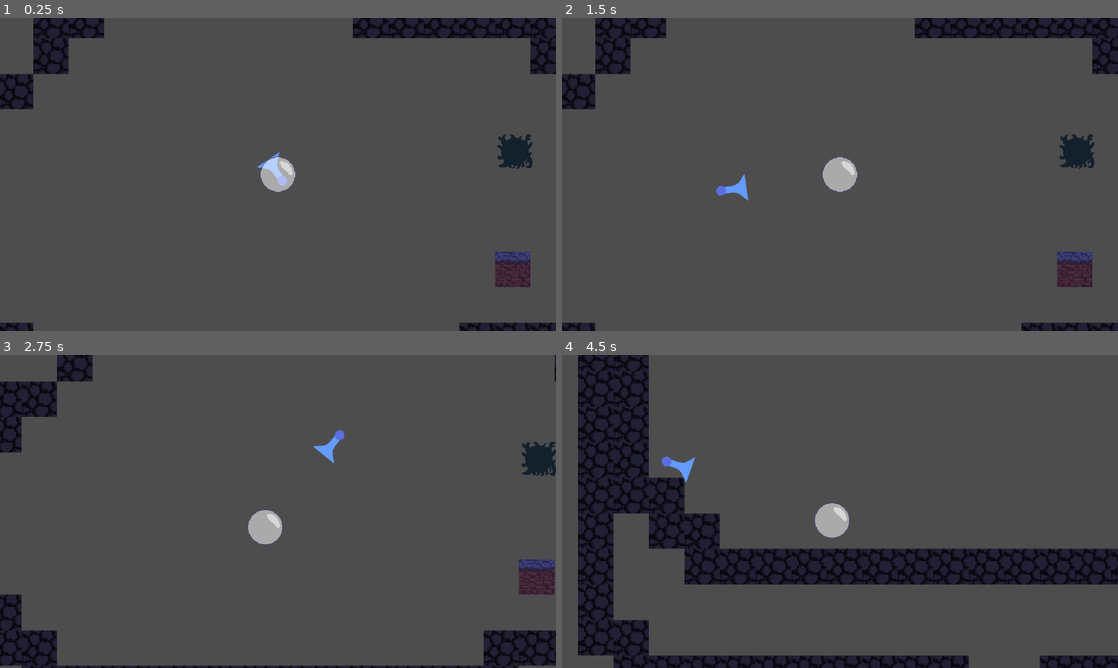
Above: before the commit, frames 1-4 (two rows, left to right).
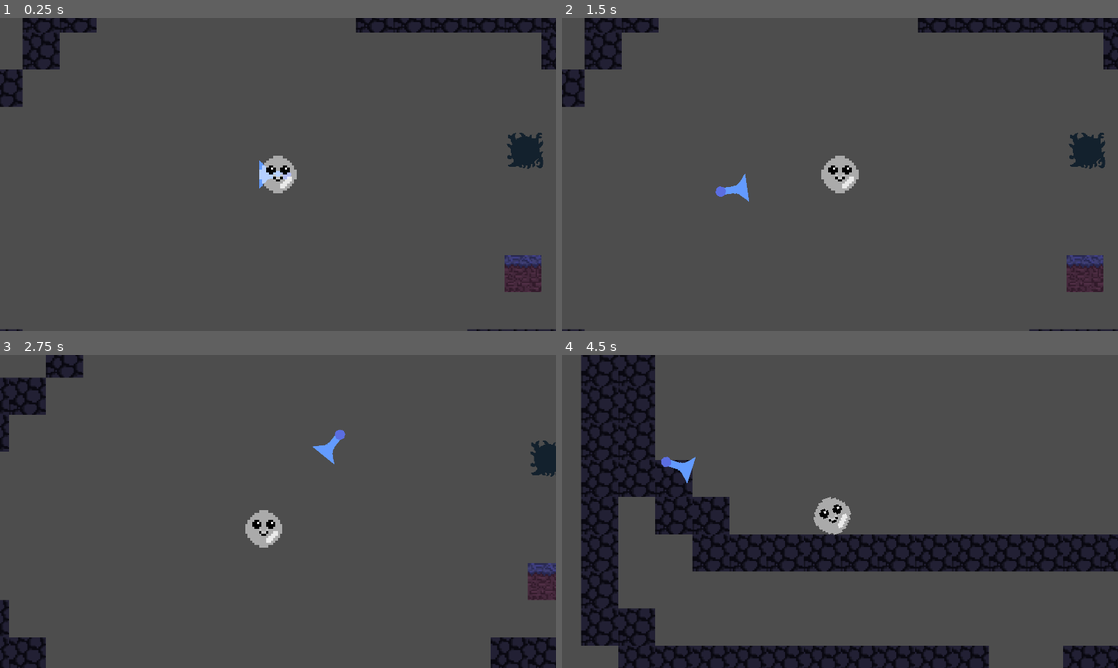
Above: after the commit, the same moments.

Repository: BenjaminWalls/Test_Winter2023
Game: Godot game, scene res://test_environment.tscn
The game is run twice, just before and just after one commit, with the same random seed, the same clock (stepped at 60 frames per second) and the same inputs.
Inputs (mouse positions are in pixels of both pictures, inside the frame that each line leads up to):
- Up to frame 1 (0.25 s): no input
- Up to frame 2 (1.5 s): tap Enter at 0.5 s; move the mouse to (962, 158) at 0.52 s; press the mouse at (962, 158) at 0.53 s; tap Space at 1.25 s; move the mouse to (728, 190) at 1.27 s; release the mouse at (728, 190) at 1.28 s; click (728, 190) at 1.35 s
- Up to frame 3 (2.75 s): tap Enter at 2 s; move the mouse to (333, 442) at 2.02 s; press the mouse at (333, 442) at 2.03 s
- Up to frame 4 (4.5 s): move the mouse to (812, 574) at 2.77 s; release the mouse at (812, 574) at 2.78 s; click (812, 574) at 2.85 s; move the mouse to (1006, 558) at 3.52 s; press the mouse at (1006, 558) at 3.53 s; move the mouse to (673, 464) at 4.27 s; release the mouse at (673, 464) at 4.28 s; click (673, 464) at 4.35 s

The runs differ from the first frame. In frame 1, 5.0% of the frame differs, in the area x 0-100%, y 0-100%; in frame 2, 4.9%; in frame 3, 4.7%; in frame 4, 19%, in the area x 2-100%, y 0-100%.

Commit message:
Changed bubble.

Diff:
--- a/PushBubble.gd
+++ b/PushBubble.gd
@@ -16,7 +16,7 @@
 	#print("Mouse Normalized: ", Mouse_Position.normalized())
 	# Adding force when raycast detects bubble and mouse button pressed
 	if get_collider()==get_parent().get_parent().get_node("Bubble/BubbleRigid") and Input.is_action_pressed("Blow_air"):
-		get_parent().get_parent().get_node("Bubble/BubbleRigid").apply_central_force(-Mouse_Position*3)
+		get_parent().get_parent().get_node("Bubble/BubbleRigid").apply_central_force(-Mouse_Position*2.75)
 		get_parent().get_node("GPUParticles2D").emitting=true
 	elif(velocity!=Vector2(0,0)): # This is for stopping the bubble to a halt when not pushing air.
 		get_parent().get_parent().get_node("Bubble/BubbleRigid").set_linear_velocity(lerp(velocity,Vector2(0,0),0.001))
--- a/menu.tscn
+++ b/menu.tscn
@@ -22,6 +22,12 @@
 grow_horizontal = 2
 grow_vertical = 2
 
+[node name="ColorRect" type="ColorRect" parent="."]
+layout_mode = 0
+offset_right = 1152.0
+offset_bottom = 648.0
+color = Color(0.521569, 0.584314, 0.921569, 1)
+
 [node name="GPUParticles2D" type="GPUParticles2D" parent="."]
 modulate = Color(0.501961, 1, 1, 0.47451)
 position = Vector2(590, 682)
--- a/project.godot
+++ b/project.godot
@@ -17,6 +17,8 @@
 
 [display]
 
+window/size/viewport_width=1920
+window/size/viewport_height=1080
 window/stretch/mode="viewport"
 
 [input]
--- a/test_environment.tscn
+++ b/test_environment.tscn
@@ -1,6 +1,5 @@
 [gd_scene load_steps=20 format=3 uid="uid://04m5y8xj8xtj"]
 
-[ext_resource type="Texture2D" uid="uid://cgpxe22ilri4d" path="res://Assets/bubble.png" id="1_2m6f8"]
 [ext_resource type="Texture2D" uid="uid://b4kcugk52b1tn" path="res://Assets/air.png" id="1_duac7"]
 [ext_resource type="Script" path="res://Air.gd" id="1_vih7h"]
 [ext_resource type="Script" path="res://PushBubble.gd" id="3_1jbyb"]
@@ -10,6 +9,7 @@
 [ext_resource type="Texture2D" uid="uid://cfn31mr0iecr" path="res://Assets/TileMap/grass-and-dirt.png" id="7_bp6dm"]
 [ext_resource type="Texture2D" uid="uid://jhl5rqwqoo6x" path="res://Assets/bubble_popped-Sheet.png" id="8_1usly"]
 [ext_resource type="Texture2D" uid="uid://rssvirw4y8om" path="res://Assets/spike.png" id="8_tvyur"]
+[ext_resource type="Texture2D" uid="uid://bq316y4ju3k2e" path="res://Assets/cute_bubble.png" id="9_1gjh6"]
 
 [sub_resource type="TileSetAtlasSource" id="TileSetAtlasSource_01r3q"]
 texture = ExtResource("6_36pl0")
@@ -69,7 +69,7 @@
 }, {
 "frames": [{
 "duration": 1.0,
-"texture": ExtResource("1_2m6f8")
+"texture": ExtResource("9_1gjh6")
 }],
 "loop": true,
 "name": &"default",
@@ -119,11 +119,12 @@
 gravity_scale = 0.0
 
 [node name="Camera2D" type="Camera2D" parent="Bubble/BubbleRigid"]
-zoom = Vector2(1.15, 1.15)
+zoom = Vector2(2, 2)
 position_smoothing_enabled = true
 
 [node name="AnimatedSprite2D" type="AnimatedSprite2D" parent="Bubble/BubbleRigid"]
 texture_filter = 1
+scale = Vector2(4, 4)
 sprite_frames = SubResource("SpriteFrames_esfns")
 
 [node name="CollisionShape2D" type="CollisionShape2D" parent="Bubble/BubbleRigid"]
Binary file added: Assets/cute_bubble.png
Not shown, added: Assets/cute_bubble.png.import
